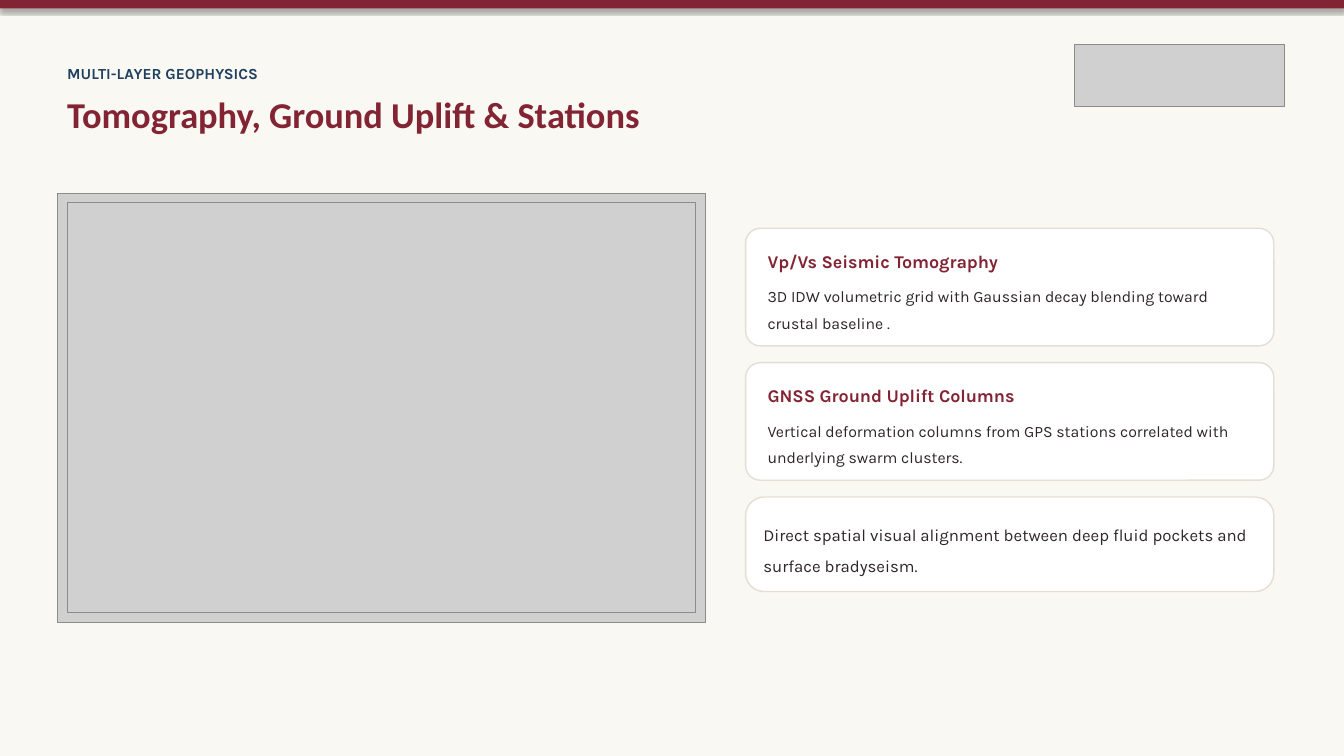
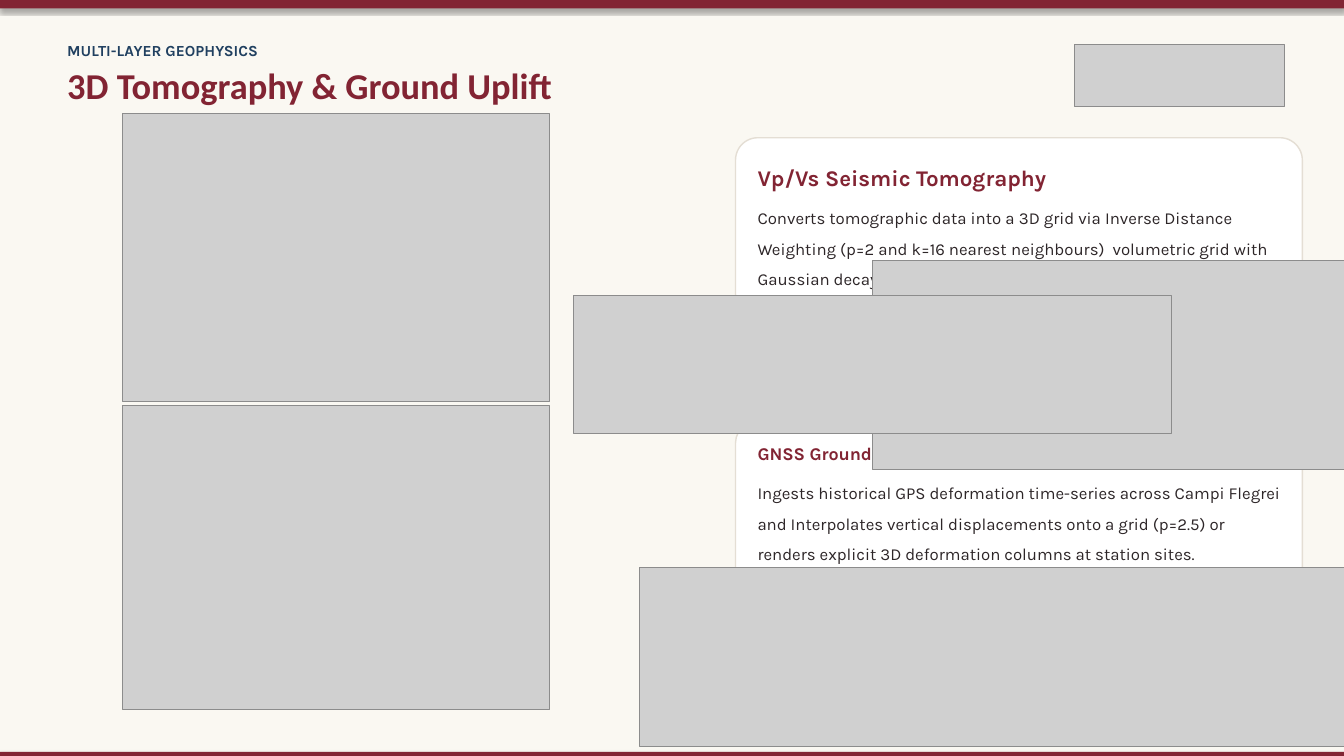
Before and after one commit to Crucio104/Seismic-Viewer-Presentation, a slide deck: slide 7 of thesis/presentation/Seismic Viewer - Thesis Defense.pptx (slide 8 before the commit). Drawn at 1344x756 pixels with LibreOffice and Linux fonts; fonts in the diff are those of the drawing; grey boxes stand for pictures. Boxes give left, top, right and bottom in pixels: in the first picture for what was removed or moved away, otherwise in the second. Text is boxed around its words. In the diff, an @@ line names an element or a change of style, - is before the commit and + after.

```diff
--- a/thesis/presentation/Seismic Viewer - Thesis Defense.pptx
+++ b/thesis/presentation/Seismic Viewer - Thesis Defense.pptx
@@ text "MULTI-LAYER GEOPHYSICS" moved from (x1=67, y1=69, x2=258, y2=79) to (x1=67, y1=46, x2=258, y2=56) @@
@@ text at (x1=67, y1=73, x2=551, y2=105): text changed @@
-Tomography, Ground Uplift & Stations
+3D Tomography & Ground Uplift
@@ picture resized from (x1=68, y1=203, x2=696, y2=612) to (x1=122, y1=114, x2=549, y2=401) @@
@@ rounded rectangle resized from (x1=746, y1=228, x2=1274, y2=346) to (x1=736, y1=138, x2=1303, y2=317) @@
@@ text "Vp/Vs Seismic Tomography" moved from (x1=768, y1=254, x2=998, y2=273) to (x1=758, y1=169, x2=1046, y2=192) @@
@@ text "Vp/Vs Seismic Tomography" at (x1=758, y1=169, x2=1046, y2=192): size 12.8 to 16 pt @@
@@ picture removed at (x1=57, y1=194, x2=706, y2=622) @@
@@ text at (x1=758, y1=212, x2=1268, y2=290): text changed; size 11.2 to 12 pt @@
-3D IDW volumetric grid with Gaussian decay blending toward crustal baseline .
+Converts tomographic data into a 3D grid via Inverse Distance Weighting (p=2 and k=16 nearest neighbours) volumetric grid with Gaussian decay blending toward crustal baseline .
@@ picture added at (x1=873, y1=260, x2=1344, y2=470) @@
@@ picture added at (x1=574, y1=295, x2=1172, y2=435) @@
@@ picture added at (x1=122, y1=405, x2=549, y2=710) @@
@@ rounded rectangle resized from (x1=746, y1=363, x2=1274, y2=481) to (x1=736, y1=421, x2=1303, y2=591) @@
@@ text "GNSS Ground Uplift Columns" rewrapped from (x1=768, y1=389, x2=1014, y2=407) to (x1=758, y1=447, x2=1071, y2=560) @@
@@ rounded rectangle removed at (x1=746, y1=497, x2=1274, y2=592) @@
@@ text at (x1=758, y1=487, x2=1280, y2=564): text changed; size 11.2 to 12 pt @@
-Vertical deformation columns from GPS stations correlated with underlying swarm clusters.
+Ingests historical GPS deformation time-series across Campi Flegrei and Interpolates vertical displacements onto a grid (p=2.5) or renders explicit 3D deformation columns at station sites.
@@ text removed at (x1=763, y1=529, x2=1246, y2=576) @@
-Direct spatial visual alignment between deep fluid pockets and surface bradyseism.
@@ picture added at (x1=640, y1=568, x2=1344, y2=747) @@
@@ rectangle added at (x1=0, y1=752, x2=1344, y2=756), fill #822433 @@
```
Also in this commit, not shown: 12 other slides changed, 2 slides added, 1 slide removed, 32 other files.
